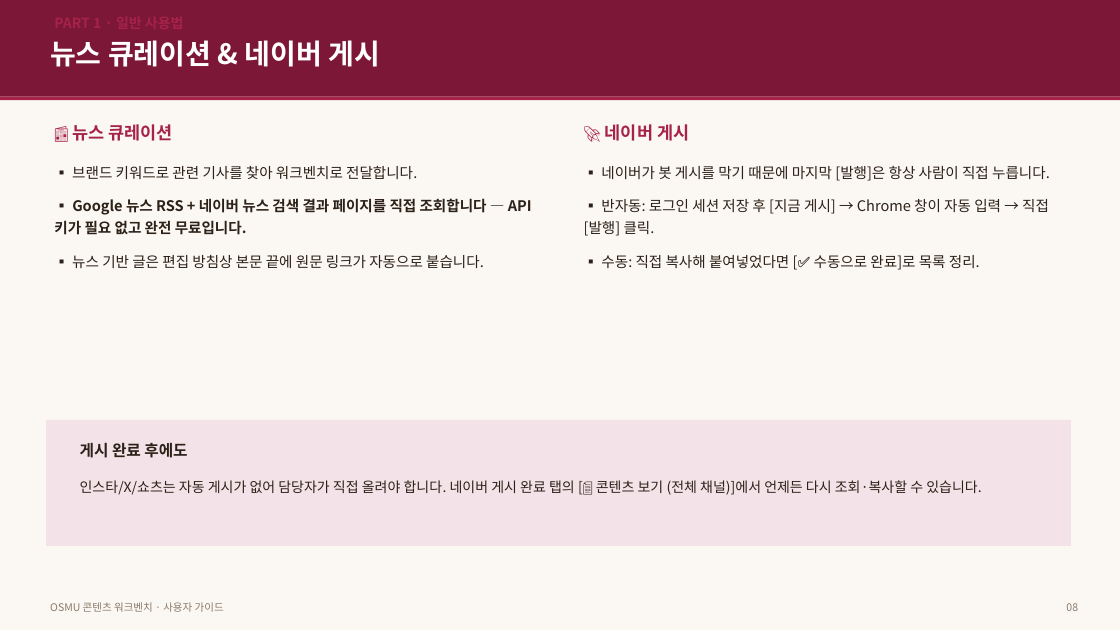
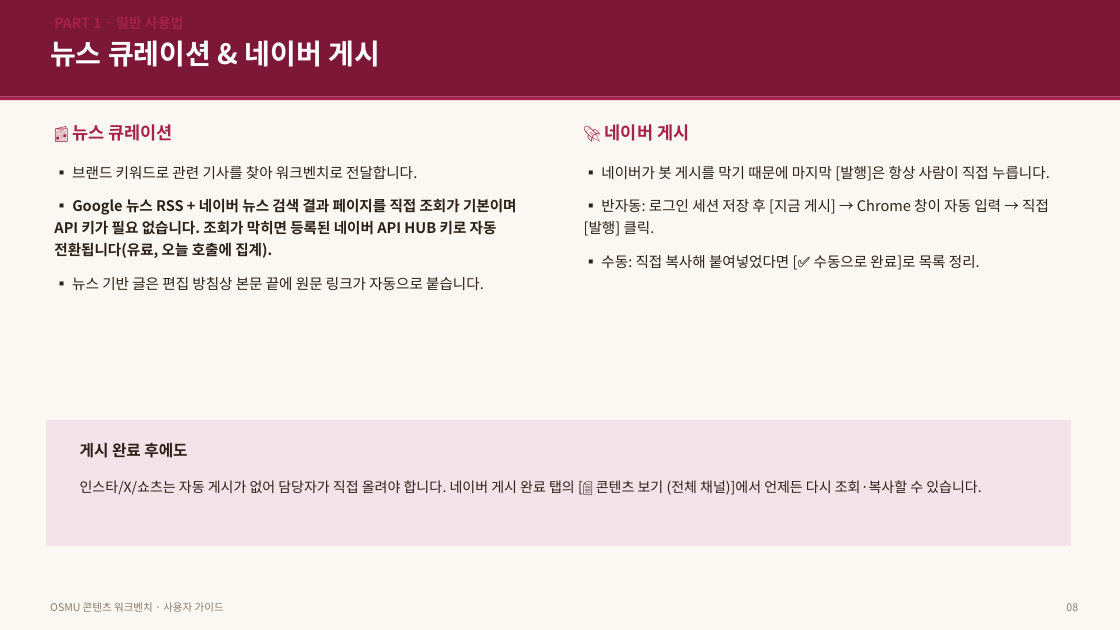
Before and after one commit to JaewooLee-AI/OSMU_thestitch, a slide deck: slide 9 of docs/OSMU_사용자_가이드.pptx. Drawn at 1120x630 pixels with LibreOffice and Linux fonts; fonts in the diff are those of the drawing. Boxes give left, top, right and bottom in pixels: in the first picture for what was removed or moved away, otherwise in the second. Text is boxed around its words. In the diff, an @@ line names an element or a change of style, - is before the commit and + after.

```diff
--- a/docs/OSMU_사용자_가이드.pptx
+++ b/docs/OSMU_사용자_가이드.pptx
@@ text at box(54, 198, 517, 258): text changed @@
-▪ Google 뉴스 RSS + 네이버 뉴스 검색 결과 페이지를 직접 조회합니다 — API 키가 필요 없고 완전 무료입니다.
+▪ Google 뉴스 RSS + 네이버 뉴스 검색 결과 페이지를 직접 조회가 기본이며 API 키가 필요 없습니다. 조회가 막히면 등록된 네이버 API HUB 키로 자동 전환됩니다(유료, 오늘 호출에 집계).
```
Also in this commit, not shown: 2 other slides changed, 2 other files.
